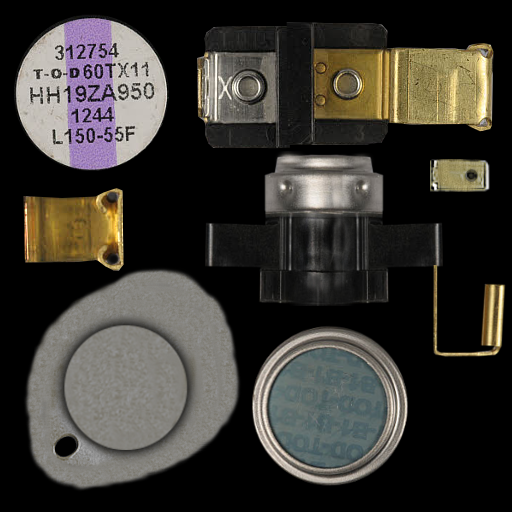
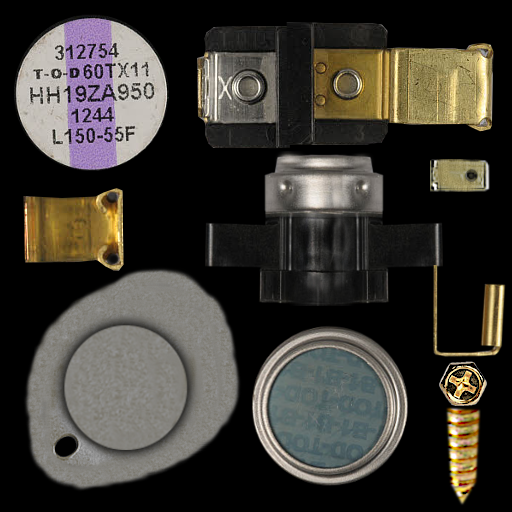
Layers edited between the first and the second 512 x 512 image:
added layer "Pasted Layer #18" above "Pasted Layer #9" over [left=439, top=361, right=487, bottom=406]
added layer "Pasted Layer #9" above "Background" over [left=445, top=407, right=481, bottom=506]
